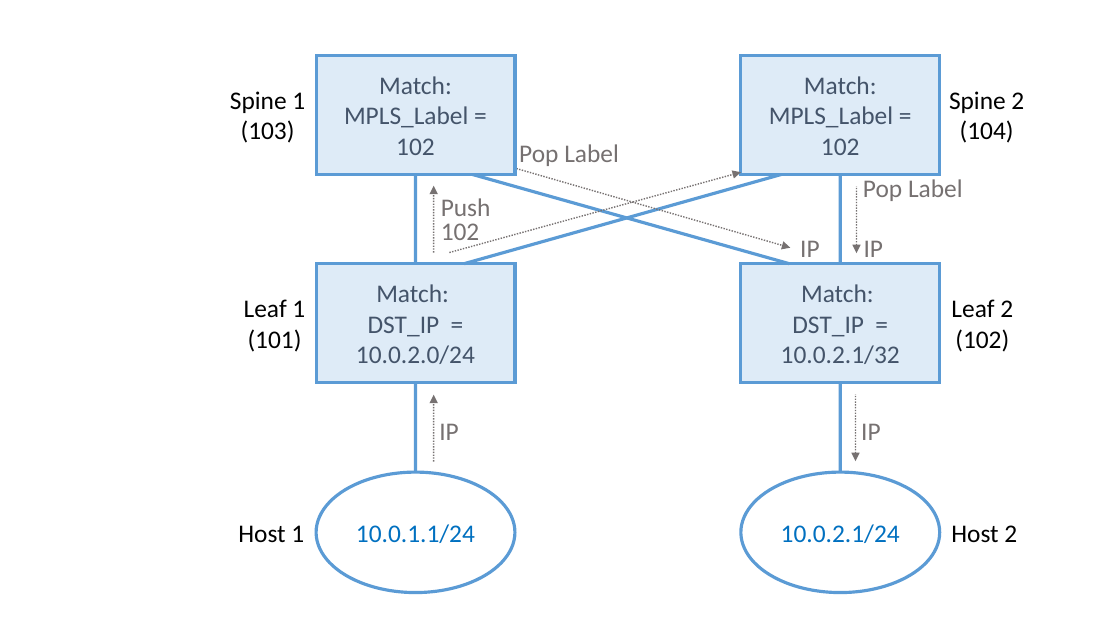
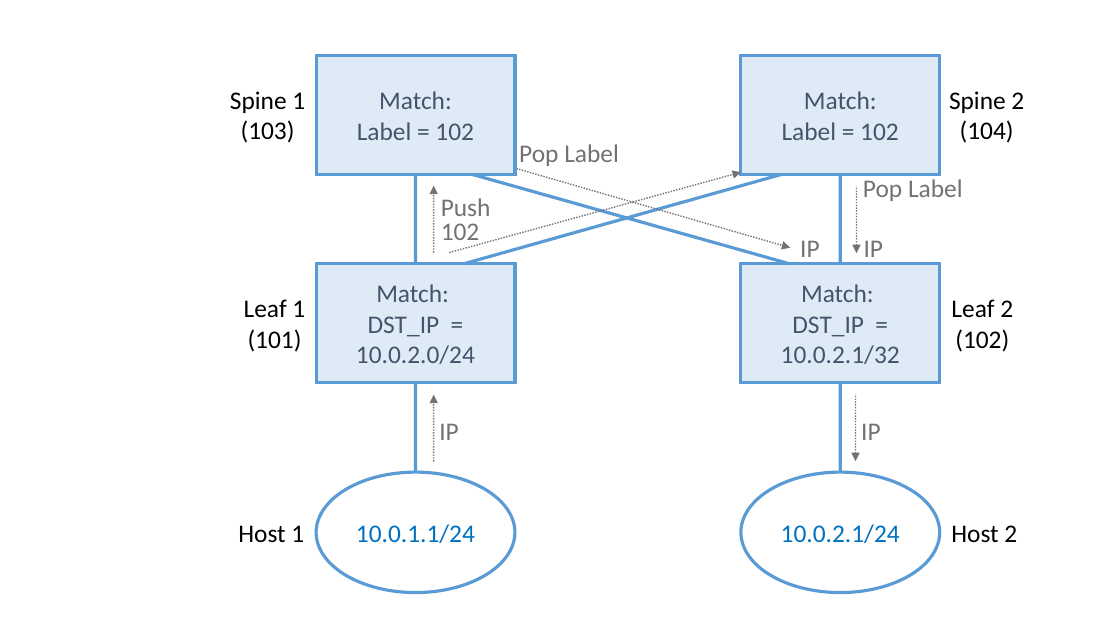
Before and after one commit to SystemsApproach/7E, a slide deck: slide 8 of routing/figures/routing.odp. Drawn at 1120x630 pixels with LibreOffice and Linux fonts; fonts in the diff are those of the drawing. Boxes give left, top, right and bottom in pixels: in the first picture for what was removed or moved away, otherwise in the second. Text is boxed around its words. In the diff, an @@ line names an element or a change of style, - is before the commit and + after.

```diff
--- a/routing/figures/routing.odp
+++ b/routing/figures/routing.odp
@@ text in freeform shape at [357, 91, 474, 140]: text changed @@
-Match: MPLS_Label = 102
+Match:
+Label = 102
@@ text in freeform shape at [782, 91, 899, 140]: text changed @@
-Match: MPLS_Label = 102
+Match:
+Label = 102
```
Also in this commit, not shown: 1 other slide changed, 6 other files.
